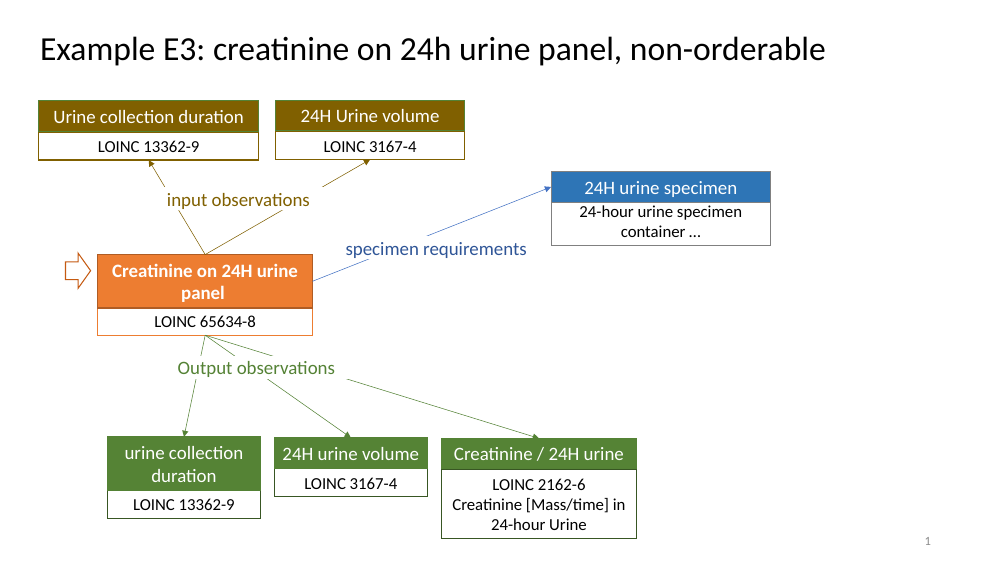
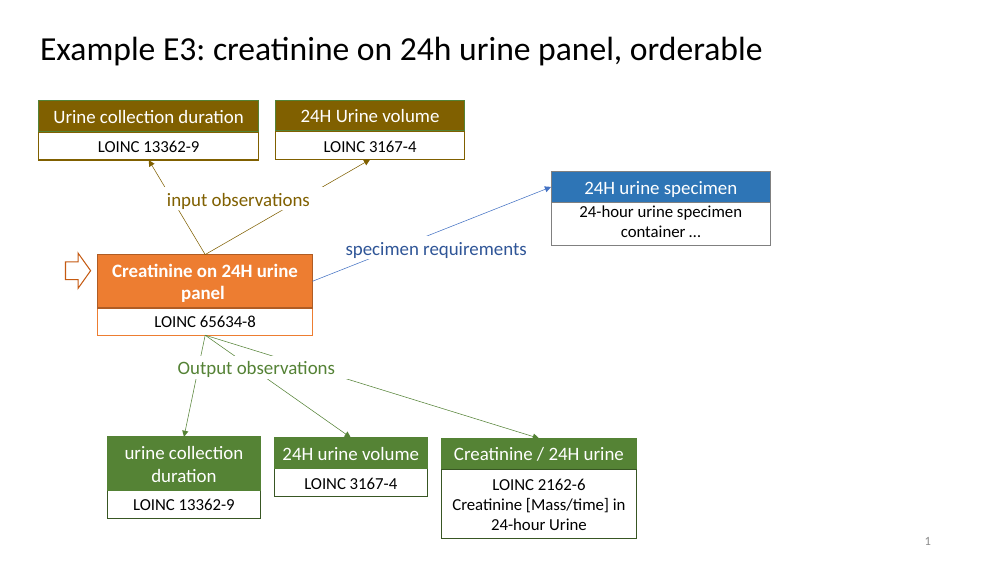
Before and after one commit to HL7/fhir-order-catalog, a slide deck: slide 1 of input/images-source/LabExampleE3Business.pptx. Drawn at 1008x567 pixels with LibreOffice and Linux fonts; fonts in the diff are those of the drawing. Boxes give left, top, right and bottom in pixels: in the first picture for what was removed or moved away, otherwise in the second. Text is boxed around its words. In the diff, an @@ line names an element or a change of style, - is before the commit and + after.

Commit message:
One more example completed

```diff
--- a/input/images-source/LabExampleE3Business.pptx
+++ b/input/images-source/LabExampleE3Business.pptx
@@ text at (x1=40, y1=36, x2=763, y2=66): text changed @@
-Example E3: creatinine on 24h urine panel, non-orderable
+Example E3: creatinine on 24h urine panel, orderable
```
Also in this commit, not shown: 18 other files.
